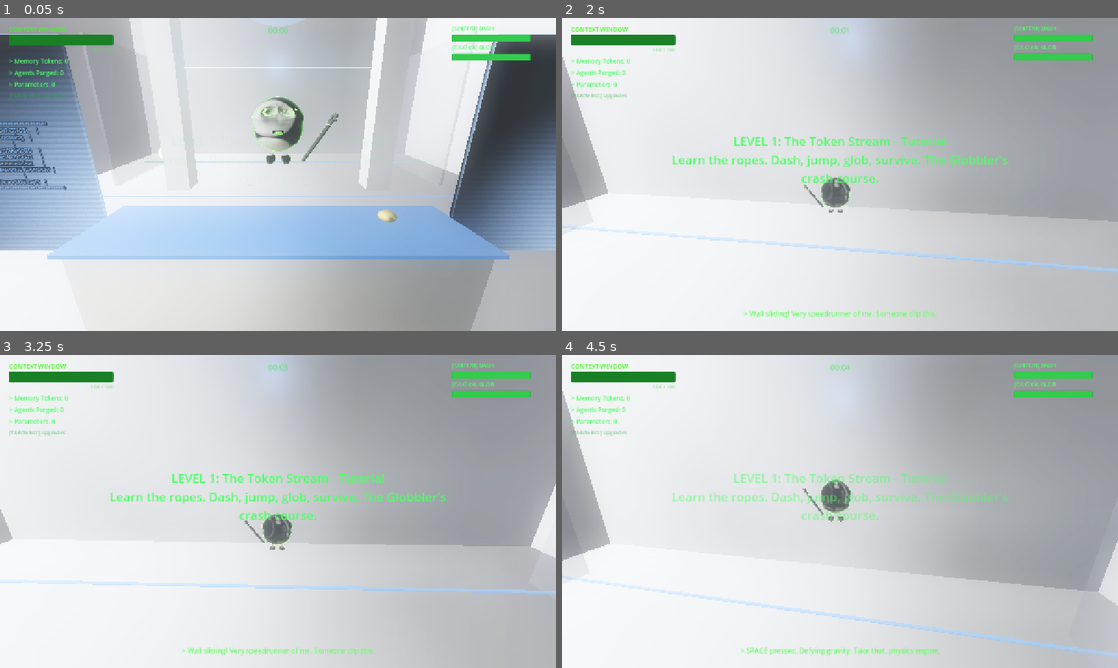
Above: before the commit, frames 1-4 (two rows, left to right).
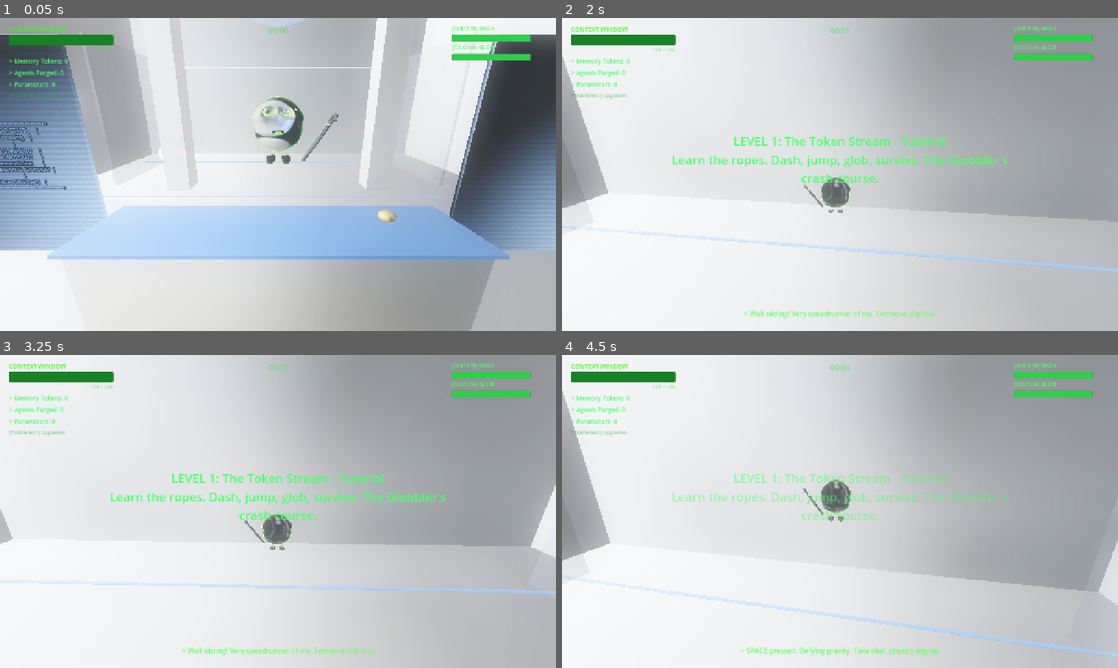
Above: after the commit, the same moments.

Repository: hwashburn1011/globblers-journey
Game: Godot game, scene res://scenes/levels/chapter_5/alignment_citadel.tscn
The game is run twice, just before and just after one commit, with the same random seed, the same clock (stepped at 60 frames per second) and the same inputs. This scene is started directly instead of the project's main scene.
Inputs (mouse positions are in pixels of both pictures, inside the frame that each line leads up to):
- Up to frame 1 (0.05 s): no input
- Up to frame 2 (2 s): tap Enter (menu_confirm) at 0.5 s; move the mouse to (867, 174) at 0.52 s; hold V (agent_cycle) 0.53-1.28 s; hold Up (hack_up) from 0.53 s (still down); click (867, 174) at 0.67 s; move the mouse to (812, 174) at 1.27 s; tap G (agent_spawn) at 1.35 s
- Up to frame 3 (3.25 s): keep holding Up (hack_up); move the mouse to (289, 505) at 2.02 s; hold Mouse wheel up (camera_zoom_in) 2.03-2.78 s; move the mouse to (272, 517) at 2.77 s; tap Mouse wheel down (camera_zoom_out) at 2.85 s; click (272, 517) at 2.92 s
- Up to frame 4 (4.5 s): keep holding Up (hack_up); move the mouse to (878, 514) at 3.52 s; hold Shift (dash) 3.53-4.28 s; move the mouse to (795, 508) at 4.27 s; tap Space (dialogue_advance) at 4.35 s

The runs differ from the first frame. In frame 1, 0.2% of the frame differs, in the area x 47-69%, y 27-64%; in frame 2, 0.1%; in frame 3, 0.2%; in frame 4, less than 0.1%.

Commit message:
feat: Task 5.5 — Chapter 5 Alignment Citadel prop pass with GLB clinical furniture
Added GLB prop loading system to alignment_citadel.gd with all 8 clinical
props (office_chair, office_desk, office_monitor, filing_cabinet,
fluorescent_light, whiteboard, clipboard, manila_folder). Each of the 5
rooms (Citadel Gate, Classifier Hall, RLHF Chamber, Policy Wing,
Alignment Core) gets contextually themed prop placement with clinical
accent lights. MultiMesh scatter used for bulk clipboard and manila
folder distributions. Pass 5 (Environment Prop Passes) is now complete.

Co-Authored-By: Claude Opus 4.6 (1M context) <noreply@anthropic.com>

Diff:
--- a/scenes/levels/chapter_5/alignment_citadel.gd
+++ b/scenes/levels/chapter_5/alignment_citadel.gd
@@ -61,6 +61,19 @@
 var _epilogue_mountain: Node3D  # AGI Mountain — sequel hook as geography
 var _epilogue_overlay: CanvasLayer  # THE END...? screen
 var _epilogue_fade_alpha := 0.0
+
+# GLB prop paths — the clinical props that make this place feel like a dystopian HR department
+const _PROP_PATHS := {
+	"office_chair": "res://assets/models/environment/clinical_office_chair.glb",
+	"office_desk": "res://assets/models/environment/clinical_office_desk.glb",
+	"office_monitor": "res://assets/models/environment/clinical_office_monitor.glb",
+	"filing_cabinet": "res://assets/models/environment/clinical_filing_cabinet.glb",
+	"fluorescent_light": "res://assets/models/environment/clinical_fluorescent_light.glb",
+	"whiteboard": "res://assets/models/environment/clinical_whiteboard.glb",
+	"clipboard": "res://assets/models/environment/clinical_clipboard.glb",
+	"manila_folder": "res://assets/models/environment/clinical_manila_folder.glb",
+}
+var _prop_scenes := {}
 
 # Color constants — the Citadel trades personality for 'professionalism'
 const NEON_GREEN := Color(0.224, 1.0, 0.078)
@@ -130,6 +143,7 @@
 
 func _ready() -> void:
 	print("[ALIGNMENT CITADEL] Initializing corporate safety paradise... please enjoy your mandatory enjoyment.")
+	_load_prop_scenes()
 	_setup_environment()
 	_build_rooms()
 	_build_corridors()
@@ -138,6 +152,7 @@
 	_populate_rlhf_chamber()
 	_populate_policy_wing()
 	_populate_alignment_core()
+	_scatter_clinical_props()
 	_place_checkpoints()
 	_place_ambient_zones()
 	_place_sterile_particles()
@@ -2240,3 +2255,279 @@
 	var rm = get_node_or_null("/root/RespawnManager")
 	if rm and rm.has_method("respawn_player"):
 		rm.respawn_player()
+
+
+# ============================================================
+# GLB PROP SYSTEM — because even dystopian HR departments need furniture
+# ============================================================
+
+func _load_prop_scenes() -> void:
+	# Runtime-load all clinical GLB props — furnishing the world's worst office
+	for key in _PROP_PATHS:
+		var res = load(_PROP_PATHS[key])
+		if res:
+			_prop_scenes[key] = res
+		else:
+			push_warning("[ALIGNMENT CITADEL] Failed to load prop '%s' from %s — guess we're back to CSG cubes, how on-brand" % [key, _PROP_PATHS[key]])
+
+
+func _place_glb_prop(prop_key: String, pos: Vector3, rot_y: float = 0.0, scl: Vector3 = Vector3.ONE) -> Node3D:
+	# Place a single GLB prop — instant corporate ambiance upgrade
+	if not _prop_scenes.has(prop_key):
+		return _create_static_box(pos, Vector3(0.3, 0.3, 0.3), CITADEL_BLUE * 0.3, 0.2)
+	var inst = _prop_scenes[prop_key].instantiate()
+	inst.position = pos
+	inst.rotation.y = rot_y
+	inst.scale = scl
+	add_child(inst)
+	return inst
+
+
+func _create_multimesh_scatter(prop_key: String, positions: Array, base_scale: float = 1.0) -> void:
+	# MultiMesh scatter for bulk clinical clutter — one draw call, many compliance forms
+	if not _prop_scenes.has(prop_key):
+		push_warning("[ALIGNMENT CITADEL] Skipping scatter for missing prop '%s'" % prop_key)
+		return
+	var source_scene = _prop_scenes[prop_key].instantiate()
+	var source_mesh: Mesh = null
+	for child in source_scene.get_children():
+		if child is MeshInstance3D:
+			source_mesh = child.mesh
+			break
+		for grandchild in child.get_children():
+			if grandchild is MeshInstance3D:
+				source_mesh = grandchild.mesh
+				break
+		if source_mesh:
+			break
+	source_scene.queue_free()
+
+	if not source_mesh:
+		# Fallback to individual instances — hand-placing office supplies like a temp worker
+		for pos in positions:
+			_place_glb_prop(prop_key, pos, randf_range(0, TAU), Vector3.ONE * base_scale * randf_range(0.7, 1.3))
+		return
+
+	var mmi = MultiMeshInstance3D.new()
+	mmi.name = "Scatter_%s" % prop_key
+	var mm = MultiMesh.new()
+	mm.transform_format = MultiMesh.TRANSFORM_3D
+	mm.mesh = source_mesh
+	mm.instance_count = positions.size()
+	for i in range(positions.size()):
+		var s = base_scale * randf_range(0.8, 1.2)
+		var inst_basis = Basis(Vector3.UP, randf_range(0, TAU)).scaled(Vector3.ONE * s)
+		mm.set_instance_transform(i, Transform3D(inst_basis, positions[i]))
+	mmi.multimesh = mm
+	add_child(mmi)
+
+
+func _add_clinical_light(pos: Vector3, color: Color = CITADEL_BLUE, energy: float = 0.5, light_range: float = 4.0) -> void:
+	# Cold fluorescent accent light — the kind that makes everyone look dead inside
+	var light = OmniLight3D.new()
+	light.position = pos
+	light.light_color = color
+	light.light_energy = energy
+	light.omni_range = light_range
+	light.omni_attenuation = 1.8
+	add_child(light)
+
+
+func _scatter_clinical_props() -> void:
+	# Dress every safety zone with clinical office props — mandatory interior design
+	_scatter_gate_props()
+	_scatter_classifier_hall_props()
+	_scatter_rlhf_chamber_props()
+	_scatter_policy_wing_props()
+	_scatter_alignment_core_props()
+	print("[ALIGNMENT CITADEL] Clinical prop pass complete. The office has never looked more soulless.")
+
+
+func _scatter_gate_props() -> void:
+	# Citadel Gate — visitor processing needs a proper reception area
+	var pos: Vector3 = ROOMS["citadel_gate"]["pos"]
+
+	# Office chair behind the unmanned reception desk — someone left in a hurry
+	_place_glb_prop("office_chair", pos + Vector3(-1.5, 0, 5.5), PI * 0.8, Vector3.ONE * 0.9)
+
+	# Office monitor on reception desk — displaying mandatory compliance screensaver
+	_place_glb_prop("office_monitor", pos + Vector3(0.5, 1.25, 4), PI, Vector3.ONE * 0.8)
+	_add_clinical_light(pos + Vector3(0.5, 2.5, 4), CITADEL_BLUE, 0.3, 2.5)
+
+	# Fluorescent light strips overhead — the gate's welcoming glow
+	_place_glb_prop("fluorescent_light", pos + Vector3(-4, 7.5, 0), 0.0, Vector3.ONE * 1.2)
+	_place_glb_prop("fluorescent_light", pos + Vector3(4, 7.5, 0), 0.0, Vector3.ONE * 1.2)
+
+	# Clipboards on the wall near the visitor guidelines — take a number, get judged
+	_place_glb_prop("clipboard", pos + Vector3(6.5, 1.8, 2), PI * 0.5, Vector3.ONE * 1.0)
+	_place_glb_prop("clipboard", pos + Vector3(6.5, 1.4, 2.5), PI * 0.5, Vector3.ONE * 1.0)
+
+	# Manila folders scattered on desk — visitor intake forms nobody will ever read
+	_place_glb_prop("manila_folder", pos + Vector3(-1.0, 1.25, 3.8), 0.3, Vector3.ONE * 1.0)
+	_place_glb_prop("manila_folder", pos + Vector3(2.0, 1.25, 4.2), -0.5, Vector3.ONE * 1.0)
+
+	# Filing cabinet beside the entrance — archived complaints about the complaints process
+	_place_glb_prop("filing_cabinet", pos + Vector3(-7, 0, -2), PI * 0.5, Vector3.ONE * 0.9)
+	_add_clinical_light(pos + Vector3(-7, 3, -2), POLICY_SILVER, 0.3, 3.0)
+
+
+func _scatter_classifier_hall_props() -> void:
+	# Classifier Hall — the big room where everything gets labeled and sorted
+	var pos: Vector3 = ROOMS["classifier_hall"]["pos"]
+
+	# Desks along the waiting areas — classification review stations
+	for side_x in [-10.0, 10.0]:
+		_place_glb_prop("office_desk", pos + Vector3(side_x, 0, -3), 0.0 if side_x > 0 else PI, Vector3.ONE * 0.9)
+		_place_glb_prop("office_chair", pos + Vector3(side_x + (1.5 if side_x > 0 else -1.5), 0, -3), PI * 0.7, Vector3.ONE * 0.85)
+		_place_glb_prop("office_monitor", pos + Vector3(side_x, 0.8, -3), 0.0 if side_x > 0 else PI, Vector3.ONE * 0.8)
+		_add_clinical_light(pos + Vector3(side_x, 2.0, -3), SAFETY_CYAN, 0.3, 2.5)
+
+	# Fluorescent lights running the length of the hall — institutional ambiance
+	for fz in [-6.0, 0.0, 6.0]:
+		_place_glb_prop("fluorescent_light", pos + Vector3(0, 9.5, fz), 0.0, Vector3.ONE * 1.5)
+
+	# Whiteboards at each end — classification criteria written in dry-erase existential dread
+	_place_glb_prop("whiteboard", pos + Vector3(-12.5, 2.5, -8), PI * 0.5, Vector3.ONE * 1.2)
+	_place_glb_prop("whiteboard", pos + Vector3(12.5, 2.5, 8), -PI * 0.5, Vector3.ONE * 1.2)
+
+	# Clipboards scattered on the waiting benches — everyone gets a review form
+	var clipboard_positions: Array = []
+	for bz in [-7.0, 7.0]:
+		clipboard_positions.append(pos + Vector3(-9.5, 0.85, bz))
+		clipboard_positions.append(pos + Vector3(9.5, 0.85, bz))
+	_create_multimesh_scatter("clipboard", clipboard_positions, 0.9)
+
+	# Manila folders scattered across lane floors — paperwork never ends here
+	var folder_positions: Array = []
+	for lane_x in [-8.0, 0.0, 8.0]:
+		for fz in [-4.0, 2.0, 6.0]:
+			folder_positions.append(pos + Vector3(lane_x + randf_range(-2, 2), 0.05, fz))
+	_create_multimesh_scatter("manila_folder", folder_positions, 0.8)
+
+	# Filing cabinets flanking the entrance — classifier archives
+	_place_glb_prop("filing_cabinet", pos + Vector3(-13, 0, 10), 0.0, Vector3.ONE * 0.9)
+	_place_glb_prop("filing_cabinet", pos + Vector3(13, 0, 10), PI, Vector3.ONE * 0.9)
+
+
+func _scatter_rlhf_chamber_props() -> void:
+	# RLHF Chamber — behavior modification lab with clinical furniture
+	var pos: Vector3 = ROOMS["rlhf_chamber"]["pos"]
+
+	# Office desks flanking the comparison stations — where reviewers sit and judge
+	_place_glb_prop("office_desk", pos + Vector3(-9, 0, -8), PI * 0.5, Vector3.ONE * 0.85)
+	_place_glb_prop("office_desk", pos + Vector3(-9, 0, 8), PI * 0.5, Vector3.ONE * 0.85)
+	_place_glb_prop("office_desk", pos + Vector3(9, 0, 0), -PI * 0.5, Vector3.ONE * 0.85)
+
+	# Chairs at each desk — ergonomic, because even dystopia has OSHA compliance
+	_place_glb_prop("office_chair", pos + Vector3(-8, 0, -8), PI * 0.3, Vector3.ONE * 0.85)
+	_place_glb_prop("office_chair", pos + Vector3(-8, 0, 8), PI * 1.2, Vector3.ONE * 0.85)
+	_place_glb_prop("office_chair", pos + Vector3(8, 0, 0), -PI * 0.4, Vector3.ONE * 0.85)
+
+	# Monitors on the desks — displaying thumbs-up/thumbs-down tallies
+	_place_glb_prop("office_monitor", pos + Vector3(-9, 0.8, -8), PI * 0.5, Vector3.ONE * 0.8)
+	_place_glb_prop("office_monitor", pos + Vector3(-9, 0.8, 8), PI * 0.5, Vector3.ONE * 0.8)
+	_place_glb_prop("office_monitor", pos + Vector3(9, 0.8, 0), -PI * 0.5, Vector3.ONE * 0.8)
+
+	# Fluorescent lights — the chamber needs that operating-room ambiance
+	_place_glb_prop("fluorescent_light", pos + Vector3(-4, 8.5, 0), 0.0, Vector3.ONE * 1.3)
+	_place_glb_prop("fluorescent_light", pos + Vector3(4, 8.5, 0), 0.0, Vector3.ONE * 1.3)
+
+	# Whiteboards near adjustment pods — feedback criteria scrawled in lavender marker
+	_place_glb_prop("whiteboard", pos + Vector3(-10, 2.5, -3), PI * 0.5, Vector3.ONE * 1.0)
+	_add_clinical_light(pos + Vector3(-10, 4, -3), RLHF_LAVENDER, 0.4, 3.0)
+
+	# Clipboards on desks — one per reviewer, all filled with contradictory guidelines
+	_place_glb_prop("clipboard", pos + Vector3(-8.5, 0.85, -7.5), 0.2, Vector3.ONE * 1.0)
+	_place_glb_prop("clipboard", pos + Vector3(8.5, 0.85, 0.5), -0.3, Vector3.ONE * 1.0)
+
+	# Manila folders around the reward model — scattered preference data
+	var folder_positions: Array = []
+	for angle_i in range(6):
+		var angle = angle_i * TAU / 6.0
+		folder_positions.append(pos + Vector3(cos(angle) * 5.5, 0.05, sin(angle) * 5.5))
+	_create_multimesh_scatter("manila_folder", folder_positions, 0.7)
+
+
+func _scatter_policy_wing_props() -> void:
+	# Policy Wing — the constitutional archives are basically a law library that ate a Kinko's
+	var pos: Vector3 = ROOMS["policy_wing"]["pos"]
+
+	# Filing cabinets replacing the CSG ones — proper document storage at last
+	for cab_x in [-4.0, -1.0, 2.0, 5.0]:
+		_place_glb_prop("filing_cabinet", pos + Vector3(cab_x, 0, 7.5), 0.0, Vector3.ONE * 0.9)
+
+	# Office desk at the central reading area — the policy librarian's station
+	_place_glb_prop("office_desk", pos + Vector3(5, 0, 0), -PI * 0.5, Vector3.ONE * 0.9)
+	_place_glb_prop("office_chair", pos + Vector3(4, 0, 0), -PI * 0.3, Vector3.ONE * 0.85)
+	_place_glb_prop("office_monitor", pos + Vector3(5, 0.8, 0), -PI * 0.5, Vector3.ONE * 0.8)
+	_add_clinical_light(pos + Vector3(5, 2.0, 0), COMPLIANCE_GOLD, 0.3, 2.5)
+
+	# Fluorescent lights — archival-grade illumination for reading 14,848 policies
+	_place_glb_prop("fluorescent_light", pos + Vector3(0, 7.5, -4), 0.0, Vector3.ONE * 1.2)
+	_place_glb_prop("fluorescent_light", pos + Vector3(0, 7.5, 4), 0.0, Vector3.ONE * 1.2)
+
+	# Whiteboards near bookshelves — amendment tracking boards
+	_place_glb_prop("whiteboard", pos + Vector3(-10, 2.5, 3), PI * 0.5, Vector3.ONE * 1.1)
+	_place_glb_prop("whiteboard", pos + Vector3(10, 2.5, -3), -PI * 0.5, Vector3.ONE * 1.1)
+
+	# Manila folders EVERYWHERE — the Policy Wing drowns in paperwork
+	var folder_positions: Array = []
+	for fz in [-6.0, -3.0, 0.0, 3.0, 6.0]:
+		for fx in [-3.0, 0.0, 3.0]:
+			folder_positions.append(pos + Vector3(fx + randf_range(-1, 1), 0.05, fz + randf_range(-0.5, 0.5)))
+	_create_multimesh_scatter("manila_folder", folder_positions, 0.9)
+
+	# Clipboards hanging near each bookshelf — checkout cards for policy volumes
+	for shelf_side in [-1.0, 1.0]:
+		for shelf_z in [-6.0, 0.0, 6.0]:
+			_place_glb_prop("clipboard", pos + Vector3(shelf_side * 8, 1.5, shelf_z), shelf_side * PI * 0.5, Vector3.ONE * 0.9)
+
+	# Extra office chairs scattered — policy review committee meeting overflow
+	_place_glb_prop("office_chair", pos + Vector3(-3, 0, -5), PI * 0.6, Vector3.ONE * 0.85)
+	_place_glb_prop("office_chair", pos + Vector3(3, 0, 5), -PI * 0.4, Vector3.ONE * 0.85)
+
+
+func _scatter_alignment_core_props() -> void:
+	# Alignment Core — the grand sanctum gets executive furnishing befitting a final boss arena
+	var pos: Vector3 = ROOMS["alignment_core"]["pos"]
+
+	# Fluorescent light strips in a ring overhead — the brightest room in the Citadel
+	for angle_i in range(6):
+		var angle = angle_i * TAU / 6.0
+		var lx = cos(angle) * 10
+		var lz = sin(angle) * 8
+		_place_glb_prop("fluorescent_light", pos + Vector3(lx, 13.5, lz), angle, Vector3.ONE * 1.5)
+		_add_clinical_light(pos + Vector3(lx, 12.5, lz), Color(1, 1, 1), 0.4, 5.0)
+
+	# Observation desks between pillars — monitoring stations for the Aligner's data feeds
+	for desk_i in range(4):
+		var angle = desk_i * TAU / 4.0 + PI * 0.25  # offset from pillars
+		var dx = cos(angle) * 10
+		var dz = sin(angle) * 8
+		_place_glb_prop("office_desk", pos + Vector3(dx, 0, dz), angle + PI, Vector3.ONE * 0.9)
+		_place_glb_prop("office_chair", pos + Vector3(dx + cos(angle + PI) * 1.5, 0, dz + sin(angle + PI) * 1.5), angle + PI * 0.7, Vector3.ONE * 0.85)
+		_place_glb_prop("office_monitor", pos + Vector3(dx, 0.8, dz), angle + PI, Vector3.ONE * 0.8)
+
+	# Whiteboards at the manifesto walls — the Aligner's strategic planning
+	_place_glb_prop("whiteboard", pos + Vector3(-14, 2.5, 5), PI * 0.5, Vector3.ONE * 1.3)
+	_place_glb_prop("whiteboard", pos + Vector3(14, 2.5, -5), -PI * 0.5, Vector3.ONE * 1.3)
+
+	# Filing cabinets near boss gate — the Aligner's personal archives
+	_place_glb_prop("filing_cabinet", pos + Vector3(-6, 0, -11), 0.0, Vector3.ONE * 1.0)
+	_place_glb_prop("filing_cabinet", pos + Vector3(6, 0, -11), PI, Vector3.ONE * 1.0)
+	_add_clinical_light(pos + Vector3(-6, 3, -11), CITADEL_BLUE, 0.3, 3.0)
+	_add_clinical_light(pos + Vector3(6, 3, -11), CITADEL_BLUE, 0.3, 3.0)
+
+	# Clipboards on the alignment rings — data points left by previous visitors (none survived)
+	var clipboard_positions: Array = []
+	for ring_angle in range(8):
+		var a = ring_angle * TAU / 8.0
+		clipboard_positions.append(pos + Vector3(cos(a) * 7, 0.05, sin(a) * 6))
+	_create_multimesh_scatter("clipboard", clipboard_positions, 0.8)
+
+	# Manila folders scattered around the central platform — the Aligner's reading material
+	var folder_positions: Array = []
+	for fi in range(6):
+		var a = fi * TAU / 6.0
+		folder_positions.append(pos + Vector3(cos(a) * 3, 0.05, sin(a) * 3))
+	_create_multimesh_scatter("manila_folder", folder_positions, 0.9)
Not shown, changed: TASKS.md
